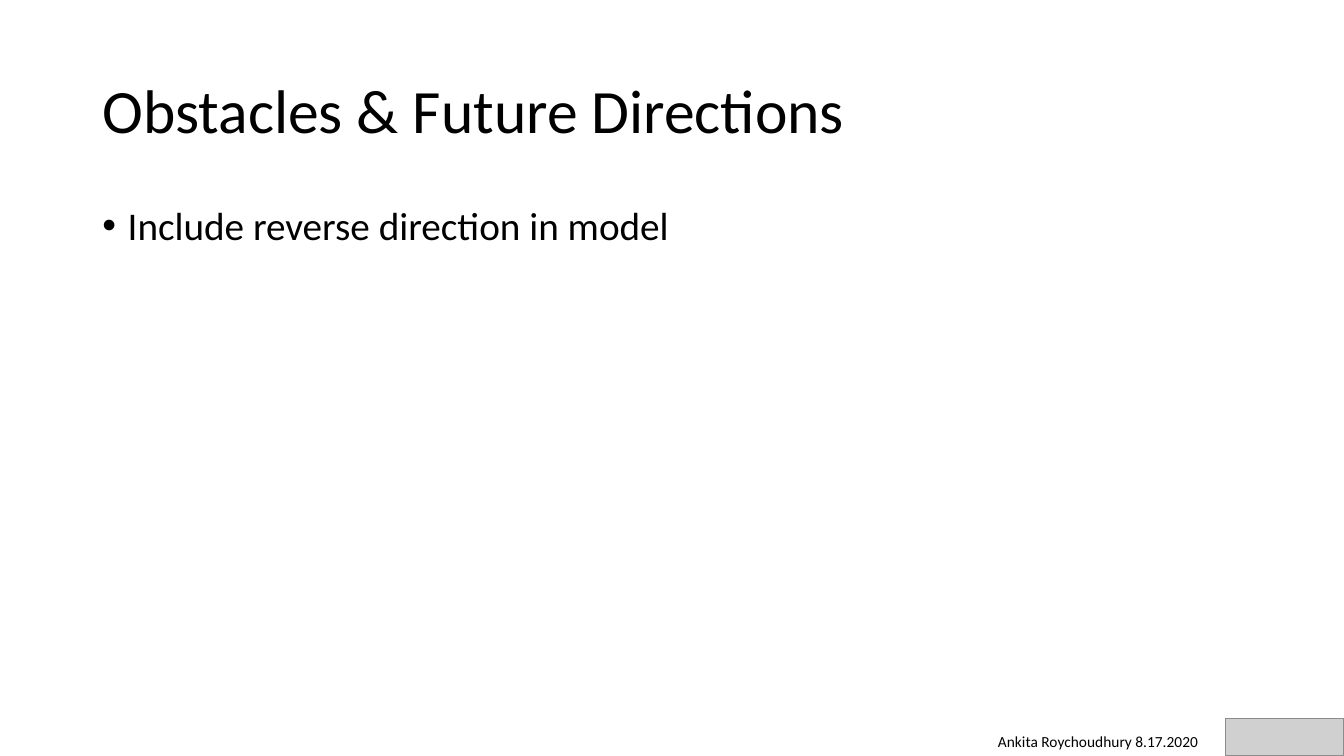
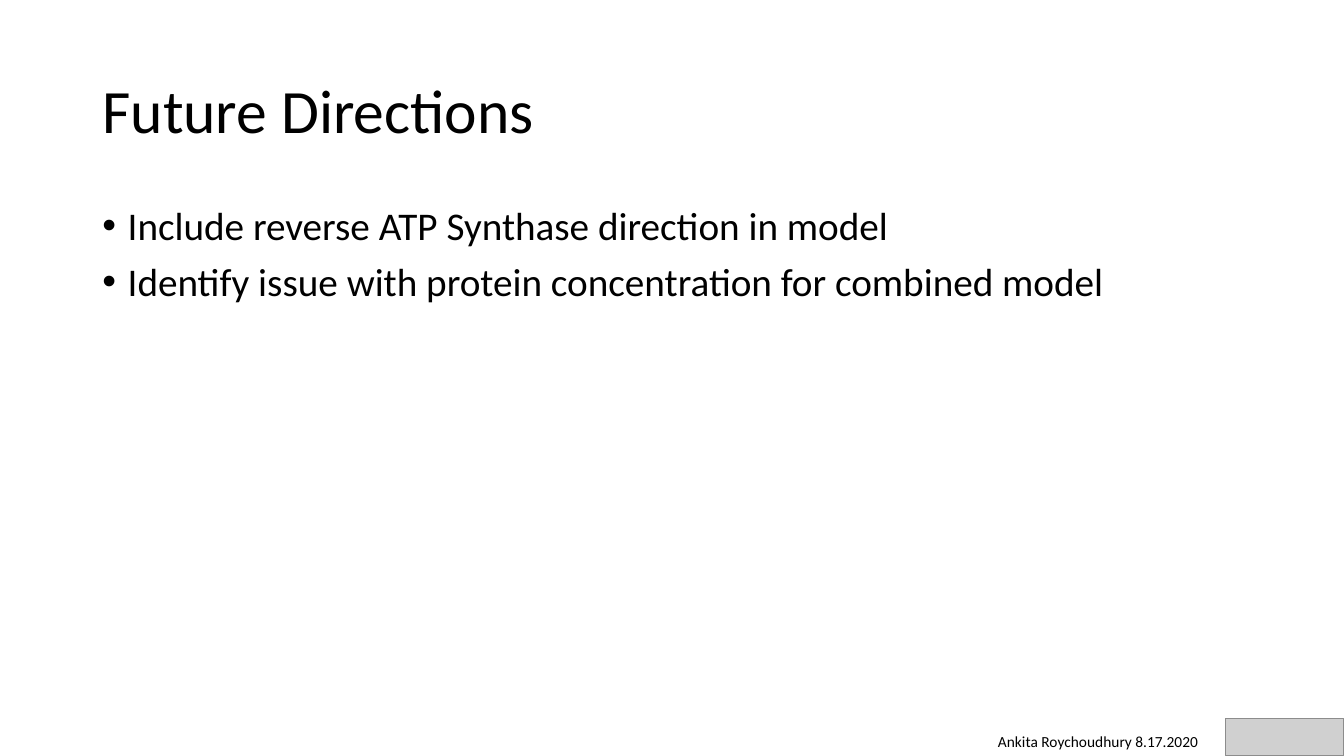
Before and after one commit to AnkitaRoychoudhury/ug_murray, a slide deck: slide 13 of miscellaneous/presentations/20200817_murray_mtg.pptx (slide 11 before the commit). Drawn at 1344x756 pixels with LibreOffice and Linux fonts; fonts in the diff are those of the drawing; grey boxes stand for pictures. Boxes give left, top, right and bottom in pixels: in the first picture for what was removed or moved away, otherwise in the second. Text is boxed around its words. In the diff, an @@ line names an element or a change of style, - is before the commit and + after.

```diff
--- a/miscellaneous/presentations/20200817_murray_mtg.pptx
+++ b/miscellaneous/presentations/20200817_murray_mtg.pptx
@@ title at [102,90,533,134]: text changed @@
-Obstacles & Future Directions
+Future Directions
@@ text at [128,212,1103,303]: text changed @@
-• Include reverse direction in model
+• Include reverse ATP Synthase direction in model
+• Identify issue with protein concentration for combined model
```
Also in this commit, not shown: 2 other slides changed, 2 slides added, 27 other files.
